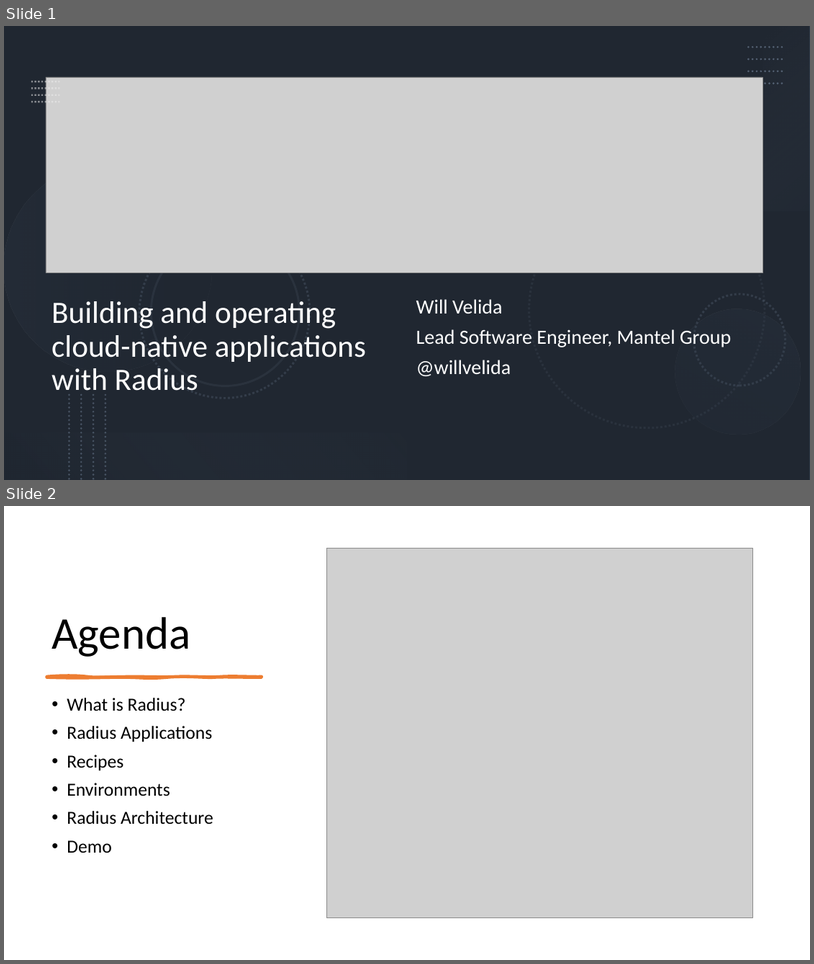
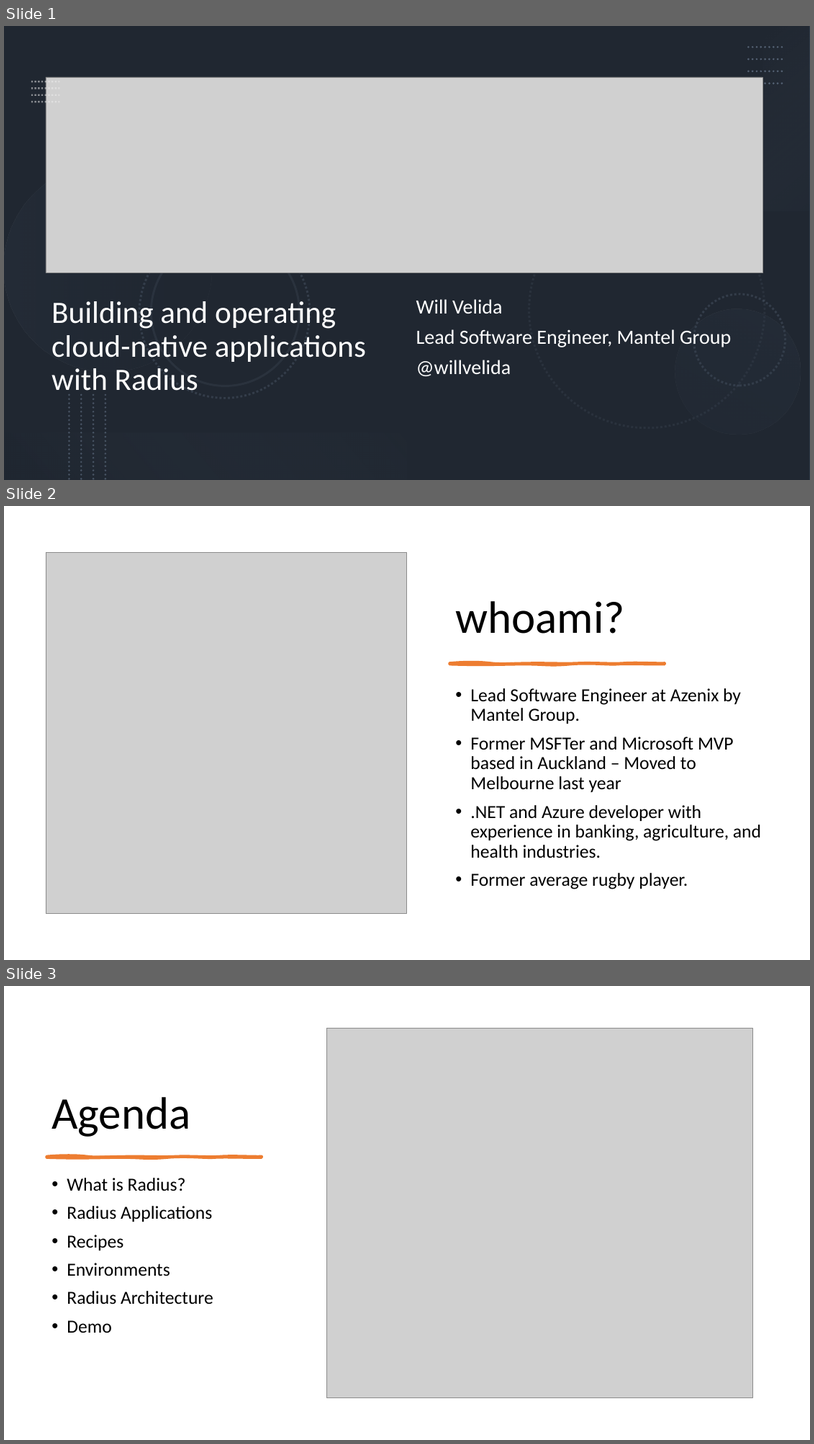
Before and after one commit to willvelida/talks, a slide deck: intro-to-radius/Presentation.pptx. Shown one above the other, each under a label of ours: slides 1 and 2 before the commit, slides 1, 2 and 3 after it. The pictures are 814x964 and 814x1444 pixels, drawn with LibreOffice and Linux fonts; fonts in the diff are those of the drawing; grey boxes stand for pictures. Boxes give left, top, right and bottom in pixels: in the first picture for what was removed or moved away, otherwise in the second. Text is boxed around its words. In the diff, an @@ line names an element or a change of style, - is before the commit and + after.

```diff
--- a/intro-to-radius/Presentation.pptx
+++ b/intro-to-radius/Presentation.pptx
@@ slide 2 added at <box>4,506,810,960</box>, background #FFFFFF @@
@@ picture added at <box>46,553,407,914</box> @@
@@ title added at <box>455,601,625,633</box>, 54 pt, text #000000 @@
+whoami?
@@ freeform shape added at <box>450,663,665,664</box>, fill #ED7D31, outline #ED7D31 3 pt @@
@@ text added at <box>471,688,761,889</box>, 22 pt, text #000000 @@
+• Lead Software Engineer at Azenix by Mantel Group.
+• Former MSFTer and Microsoft MVP based in Auckland – Moved to Melbourne last year
+• .NET and Azure developer with experience in banking, agriculture, and health industries.
+• Former average rugby player.
@@ what was slide 2 is now slide 3 @@
```
Also in this commit, not shown: 1 slide changed, 3 other files.
